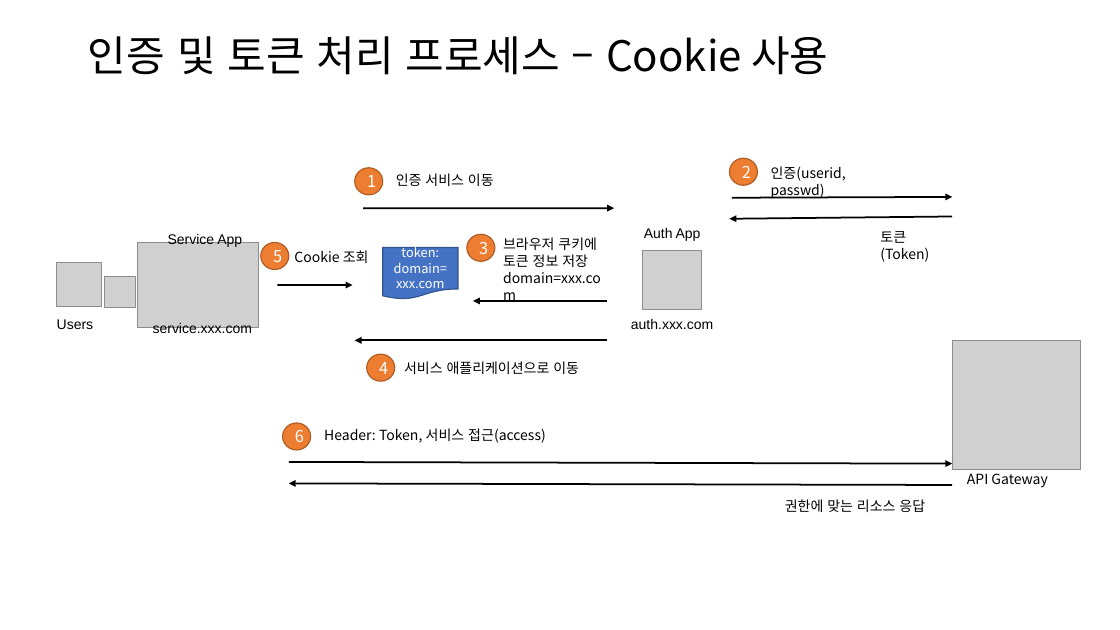
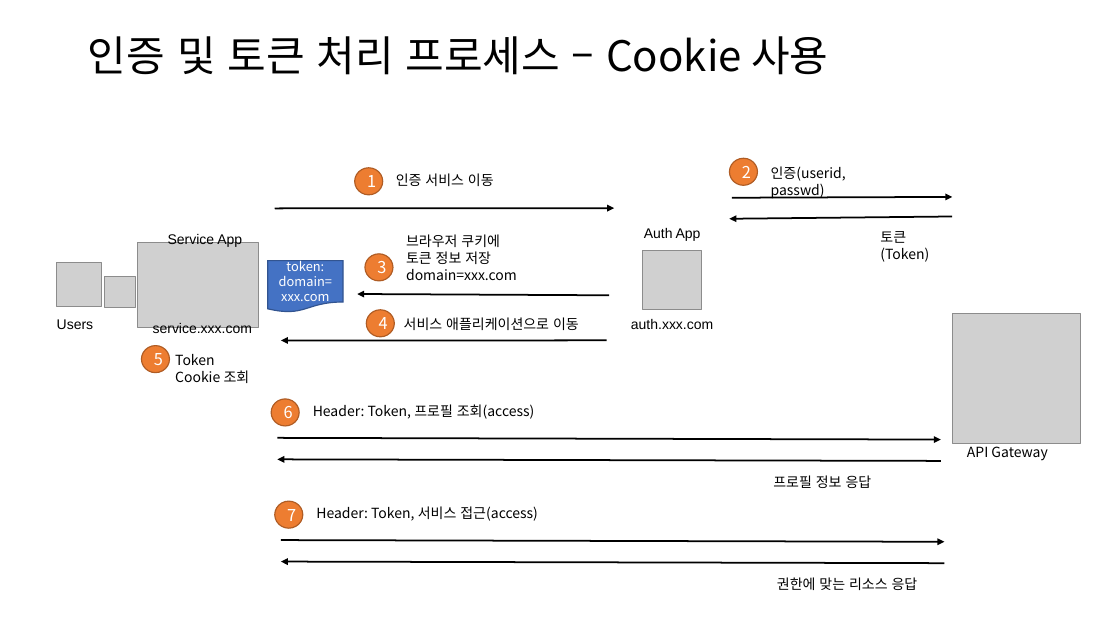
Before and after one commit to kdkcom1234/git2021, a slide deck: slide 14 of 8-msa/auth/-. 인증, 허가, 세션.pptx (slide 13 before the commit). Drawn at 1120x630 pixels with LibreOffice and Linux fonts; fonts in the diff are those of the drawing; grey boxes stand for pictures. Boxes give left, top, right and bottom in pixels: in the first picture for what was removed or moved away, otherwise in the second. Text is boxed around its words. In the diff, an @@ line names an element or a change of style, - is before the commit and + after.

Commit message:
프로필 처리 추가

```diff
--- a/8-msa/auth/-. 인증, 허가, 세션.pptx
+++ b/8-msa/auth/-. 인증, 허가, 세션.pptx
@@ arrow moved from (363, 208) - (614, 208) to (275, 208) - (614, 208) @@
@@ text "브라우저 쿠키에" rewrapped from box(503, 237, 601, 283) to box(406, 234, 517, 280) @@
@@ flow chart document "token: domain=xxx.com": place and size @@
-flow chart document "token: domain=xxx.com" at box(383, 248, 459, 299)
+flow chart document "token: domain=xxx.com" at box(268, 260, 344, 312)
@@ ellipse "3": place and size @@
-ellipse "3" at box(467, 234, 495, 261)
+ellipse "3" at box(365, 254, 392, 281)
@@ arrow removed from (277, 285) to (353, 285) @@
@@ arrow moved from (607, 301) - (473, 301) to (609, 296) - (357, 294) @@
@@ ellipse "4": place and size @@
-ellipse "4" at box(367, 355, 395, 381)
+ellipse "4" at box(366, 310, 394, 337)
@@ text "서비스 애플리케이션으로 이동": place and size @@
-text "서비스 애플리케이션으로 이동" at box(404, 361, 579, 374)
+text "서비스 애플리케이션으로 이동" at box(404, 317, 579, 330)
@@ picture: place and size @@
-picture at box(953, 340, 1081, 470)
+picture at box(953, 314, 1081, 444)
@@ ellipse "5": place and size @@
-ellipse "5" at box(260, 243, 288, 270)
+ellipse "5" at box(141, 345, 169, 372)
@@ text "Token": place and size @@
-text "Token" at box(294, 250, 369, 263)
+text "Token" at box(175, 354, 250, 383)
@@ text at box(175, 354, 215, 365): paragraph added @@
+Token
@@ arrow moved from (607, 340) - (355, 340) to (607, 340) - (281, 340) @@
@@ ellipse "6": place and size @@
-ellipse "6" at box(282, 423, 310, 450)
+ellipse "6" at box(271, 399, 299, 426)
@@ text added at box(313, 404, 535, 419), 12 pt, text #000000 @@
+Header: Token, 프로필 조회(access)
@@ arrow added from (277, 438) to (941, 439), #000000 1.5 pt @@
@@ text "API Gateway": place and size @@
-text "API Gateway" at box(967, 473, 1047, 488)
+text "API Gateway" at box(967, 446, 1047, 461)
@@ arrow added from (941, 461) to (277, 460), #000000 1.5 pt @@
@@ text added at box(773, 475, 872, 488), 12 pt, text #000000 @@
+프로필 정보 응답
@@ ellipse added at box(275, 502, 302, 528), fill #ED7D31, outline #AF5C24 1 pt, 14 pt, text #FFFFFF @@
+7
@@ 2 arrows, 1 text: place and size @@
-2 arrows, 1 text at box(289, 428, 953, 485)
+2 arrows, 1 text at box(281, 506, 944, 563)
@@ text "권한에 맞는 리소스 응답": place and size @@
-text "권한에 맞는 리소스 응답" at box(785, 499, 925, 512)
+text "권한에 맞는 리소스 응답" at box(777, 577, 918, 590)
```
Also in this commit, not shown: 2 other slides changed, 1 slide added.
